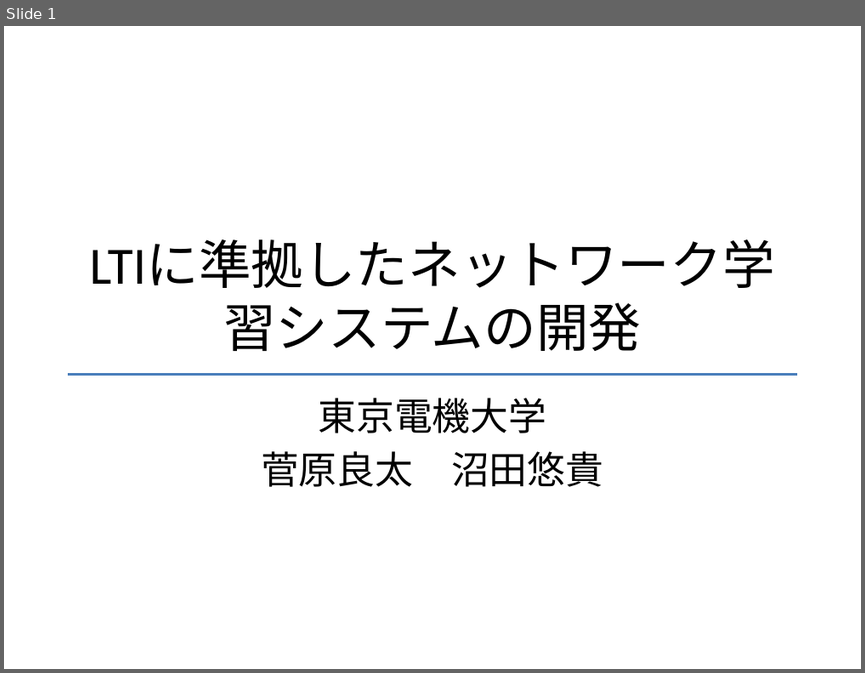
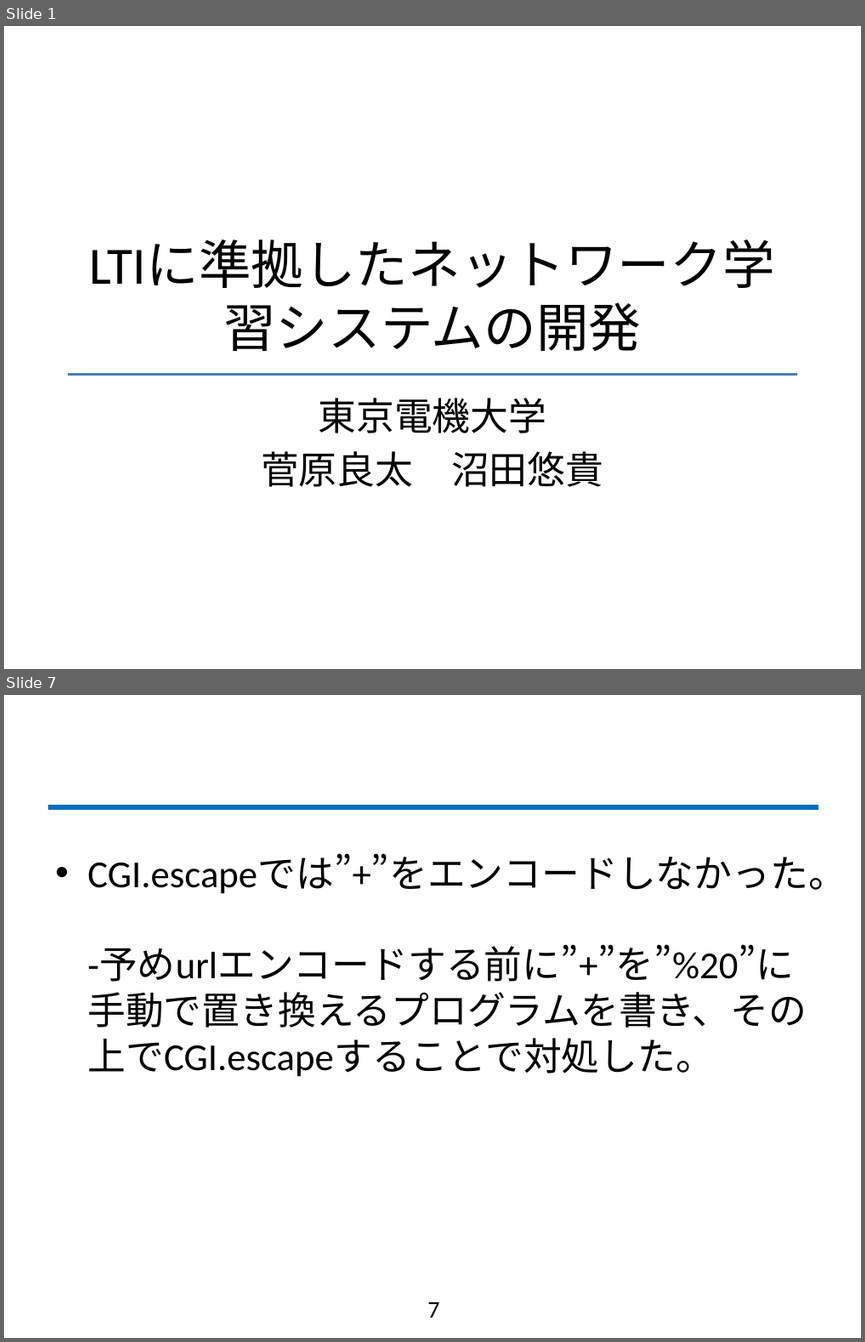
Before and after one commit to fujiLabo/fuji_simu, a slide deck: テンプレ.pptx. Shown one above the other, each under a label of ours: slide 1 before the commit, slides 1 and 7 after it; the slides between them are not shown. The pictures are 865x673 and 865x1342 pixels, drawn with LibreOffice and Linux fonts; fonts in the diff are those of the drawing; background and template pictures are left out. Boxes give left, top, right and bottom in pixels: in the first picture for what was removed or moved away, otherwise in the second. Text is boxed around its words. In the diff, an @@ line names an element or a change of style, - is before the commit and + after.

```diff
--- a/テンプレ.pptx
+++ b/テンプレ.pptx
@@ slide 7 added at [4,695,861,1338], background #FFFFFF @@
@@ line added from (47, 807) to (818, 807), #0070C0 4 pt @@
@@ text added at [87,856,846,1077], 32 pt, text #000000 @@
+• CGI.escapeでは”+”をエンコードしなかった。
+  -予めurlエンコードする前に”+”を”%20”に手動で置き換えるプログラムを書き、その上でCGI.escapeすることで対処した。
@@ page number added at [427,1302,439,1317], 20 pt, text #000000 @@
+7
```
Also in this commit, not shown: 6 other slides added, 1 other file.
